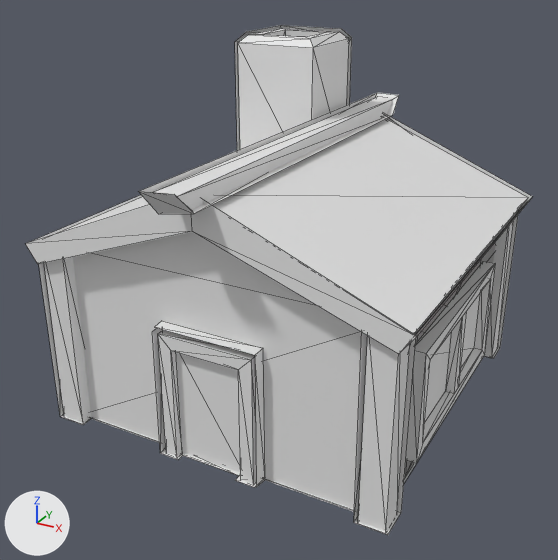
Two versions of the glTF model buildings/BasicHouse.glb, one commit apart.
Rendered twice from a camera (50 mm lens) standing at (2.08, -4.02, 1.74) and looking at (-0.04, -0.17, -0.19). Lighting does not change. The marker at lower left points along +X, +Y and +Z. Mesh edges are drawn as thin lines.

In view in the first picture: 'BasicHouse', 'BasicHouseDoor', 'BasicHouseDoorOutline1', 'BasicHouseDoorOutline2', 'BasicHouseOutline', 'BasicHouseRoof', 'BasicHouseRoofOutline', 'BasicHouseWindows'.
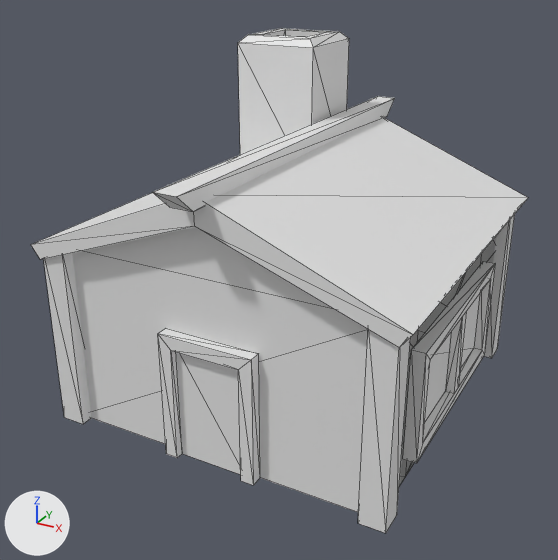
Boxes [x1, y1, x2, y2] around the edits, measured in the pictures (558 x 560 px):
'BasicHouseRoofOutline', deleted
    before: [26, 25, 532, 354]
'BasicHouseOutline', deleted
    before: [39, 209, 519, 535]
'BasicHouseDoorOutline2', deleted
    before: [154, 321, 265, 487]
'BasicHouseDoorOutline1', deleted
    before: [152, 328, 262, 487]

The change, as a list of edits to the scene's bpy script:
```text
Remove ob_basichouseroofoutline:
    ob_basichouseroofoutline = bpy.data.objects.new('BasicHouseRoofOutline', me_cube_005)
    ob_basichouseroofoutline.location = (0.0, 0.0, 0.0)
Remove ob_basichouseoutline:
    ob_basichouseoutline = bpy.data.objects.new('BasicHouseOutline', me_cube_006)
    ob_basichouseoutline.location = (0.0, 0.0, 0.0)
Remove ob_basichousedooroutline1:
    ob_basichousedooroutline1 = bpy.data.objects.new('BasicHouseDoorOutline1', me_cube_007)
    ob_basichousedooroutline1.location = (0.0, 0.0, 0.0)
Remove ob_basichousedooroutline2:
    ob_basichousedooroutline2 = bpy.data.objects.new('BasicHouseDoorOutline2', me_cube_008)
    ob_basichousedooroutline2.location = (0.0, 0.0, 0.0)
```
